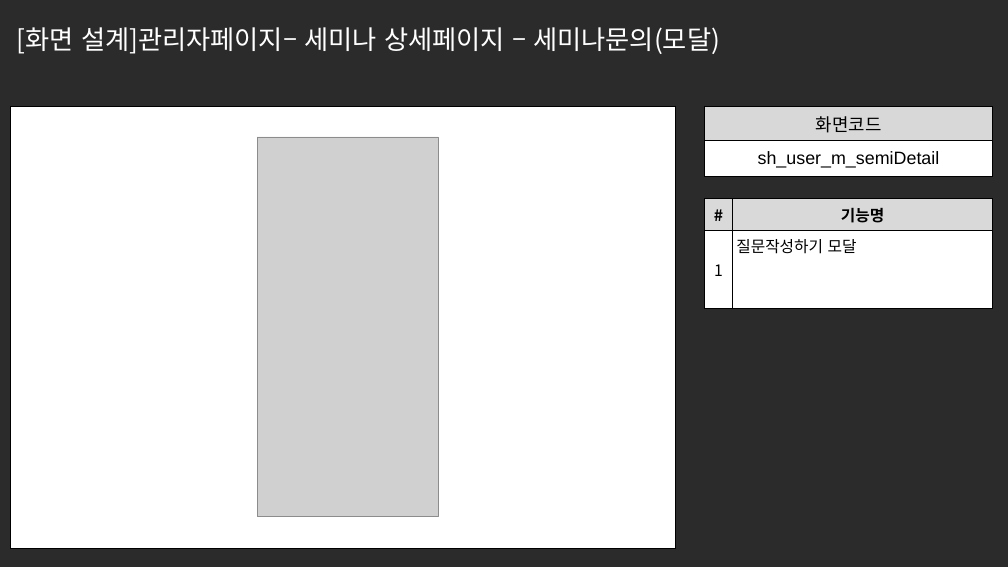
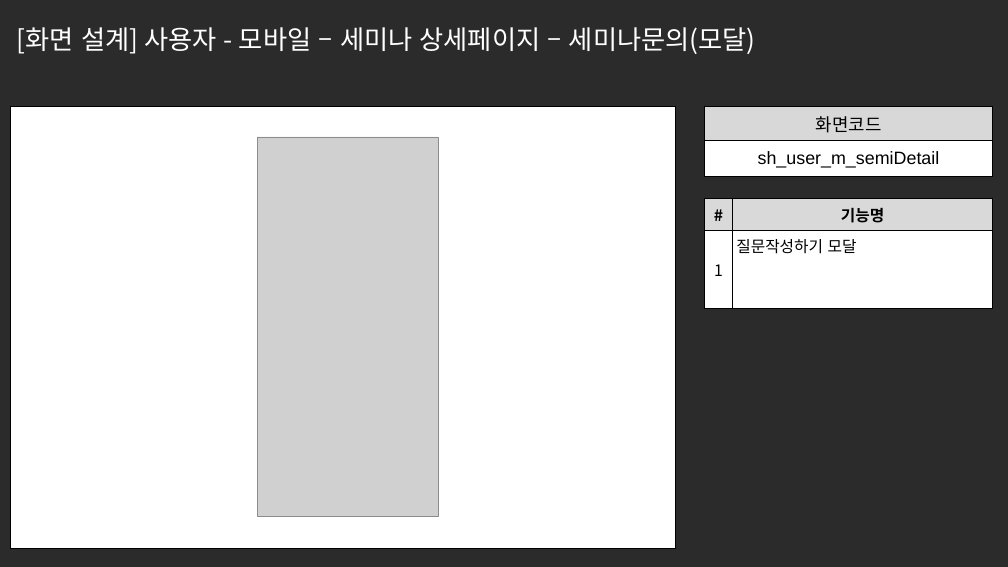
Before and after one commit to ezenteam2/e-Zone, a slide deck: slide 15 of 0 발표용 파워포인트/project05 - 파워포인트 종합 - 서희.pptx. Drawn at 1008x567 pixels with LibreOffice and Linux fonts; fonts in the diff are those of the drawing; grey boxes stand for pictures; background and template pictures are left out; a plain dark background stands for a picture behind light text. Boxes give left, top, right and bottom in pixels: in the first picture for what was removed or moved away, otherwise in the second. Text is boxed around its words. In the diff, an @@ line names an element or a change of style, - is before the commit and + after.

```diff
--- a/0 발표용 파워포인트/project05 - 파워포인트 종합 - 서희.pptx
+++ b/0 발표용 파워포인트/project05 - 파워포인트 종합 - 서희.pptx
@@ text at <box>17,27,756,54</box>: text changed @@
-[화면 설계]관리자페이지– 세미나 상세페이지 – 세미나문의(모달)
+[화면 설계] 사용자 - 모바일 – 세미나 상세페이지 – 세미나문의(모달)
```
Also in this commit, not shown: 28 other slides changed.
